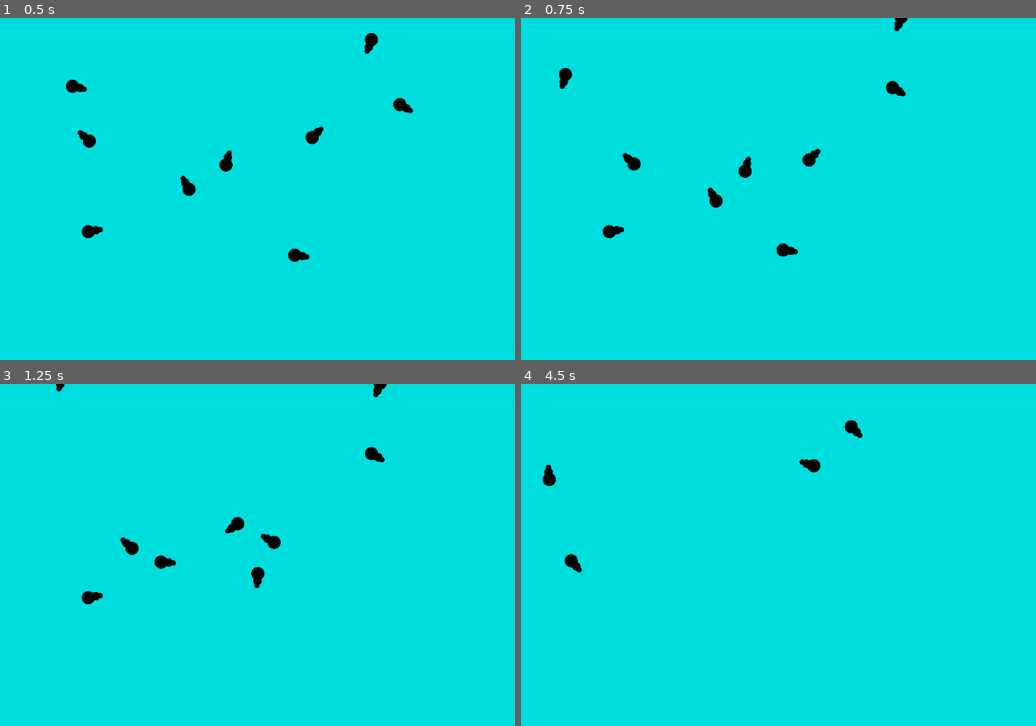
Above: before the commit, frames 1-4 (two rows, left to right).
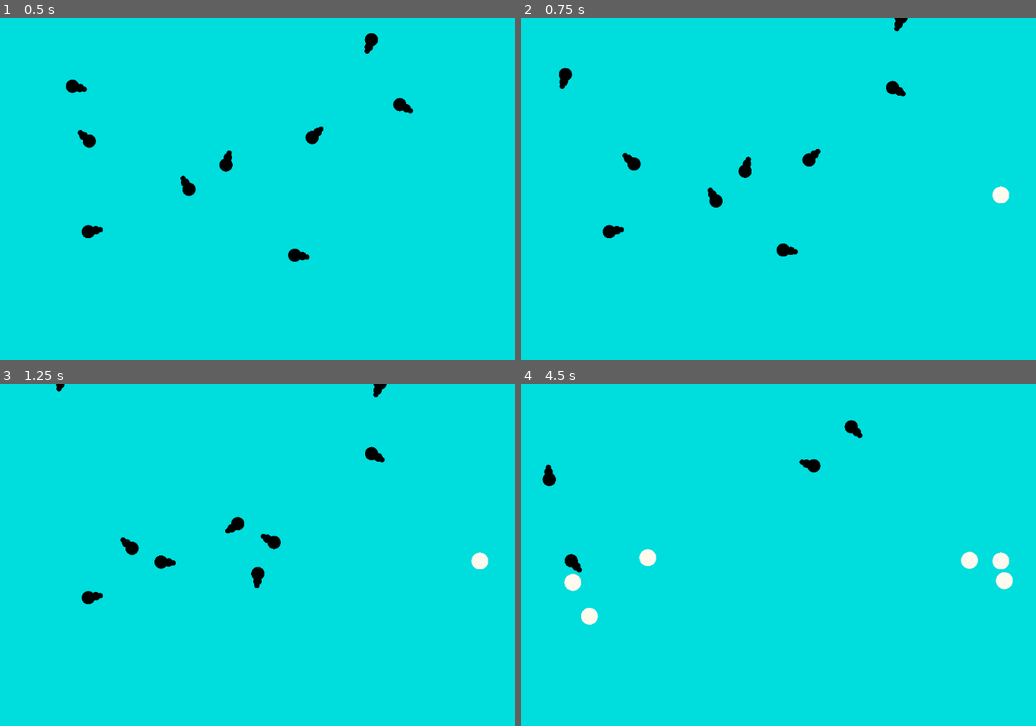
Above: after the commit, the same moments.

Repository: sigmoid/FishGodGame
Game: Godot game, scene res://fish_test_scene.tscn
The game is run twice, just before and just after one commit, with the same random seed, the same clock (stepped at 60 frames per second) and the same inputs.
Inputs (mouse positions are in pixels of both pictures, inside the frame that each line leads up to):
- Up to frame 1 (0.5 s): no input
- Up to frame 2 (0.75 s): tap Enter (ui_accept) at 0.5 s; move the mouse to (958, 171) at 0.52 s; hold T (test) from 0.53 s (still down)
- Up to frame 3 (1.25 s): keep holding T (test); tap Enter (ui_accept) at 0.77 s
- Up to frame 4 (4.5 s): move the mouse to (701, 572) at 1.27 s; release T (test) at 1.28 s; tap T (test) at 1.35, 2.85, 4.35 s; tap Enter (ui_accept) at 1.52, 3.02, 3.77 s; move the mouse to (886, 479) at 2.02 s; hold T (test) 2.03-2.78 s; move the mouse to (793, 623) at 2.77 s; move the mouse to (1005, 606) at 3.52 s; hold T (test) 3.53-4.28 s; move the mouse to (644, 503) at 4.27 s

Frame 1 is identical in both runs. In frame 2, 0.1% of the frame differs, in the area x 91-95%, y 49-55%; in frame 3, 0.1%; in frame 4, 0.8%, in the area x 8-96%, y 48-71%.

Commit message:
Item Attachments

Diff:
--- /dev/null
+++ b/FishHitbox.gd
@@ -0,0 +1,11 @@
+extends Area2D
+class_name FishHitbox
+
+# Called when the node enters the scene tree for the first time.
+func _ready():
+	pass # Replace with function body.
+
+
+# Called every frame. 'delta' is the elapsed time since the previous frame.
+func _process(delta):
+	pass
--- a/Item/Item.gd
+++ b/Item/Item.gd
@@ -13,6 +13,7 @@
 
 @export var collision_shape_2d:CollisionShape2D
 var attach_target:Node2D
+var velocity:Vector2 = Vector2.ZERO
 
 # Called when the node enters the scene tree for the first time.
 func _ready():
@@ -23,6 +24,9 @@
 
 # Called every frame. 'delta' is the elapsed time since the previous frame.
 func _process(_delta):
+	position += velocity
+	if attach_target:
+		velocity -= (position - attach_target.position).normalized()
 	pass
 
 
@@ -33,4 +37,7 @@
 				tier = (tier + 1) % 5
 			else:
 				queue_free()
+	else:
+		if area is FishHitbox:
+			attach_target = area.get_parent()
 	pass # Replace with function body.
--- a/fish.tscn
+++ b/fish.tscn
@@ -1,8 +1,12 @@
-[gd_scene load_steps=4 format=3 uid="uid://djcxo7i7yhblv"]
+[gd_scene load_steps=6 format=3 uid="uid://drydvl5or6uh5"]
 
 [ext_resource type="Texture2D" uid="uid://ddmdg1sp7k3ok" path="res://Fish.png" id="1_344uh"]
 [ext_resource type="Script" path="res://Fish.gd" id="1_y2u0y"]
 [ext_resource type="Script" path="res://FishBrain.gd" id="3_e3k3h"]
+[ext_resource type="Script" path="res://FishHitbox.gd" id="4_jsbrc"]
+
+[sub_resource type="CircleShape2D" id="CircleShape2D_a4x62"]
+radius = 88.9444
 
 [node name="Fish" type="Node2D"]
 scale = Vector2(0.3, 0.3)
@@ -23,3 +27,9 @@
 maxDist = 300.0
 random_time_offset = 0.5
 resetDuration = 0.5
+
+[node name="Area2D" type="Area2D" parent="."]
+script = ExtResource("4_jsbrc")
+
+[node name="CollisionShape2D" type="CollisionShape2D" parent="Area2D"]
+shape = SubResource("CircleShape2D_a4x62")
--- a/fish_test_scene.tscn
+++ b/fish_test_scene.tscn
@@ -1,6 +1,8 @@
-[gd_scene load_steps=2 format=3 uid="uid://dwhmqu2go2hc"]
+[gd_scene load_steps=4 format=3 uid="uid://b8j34awwl4ym2"]
 
-[ext_resource type="PackedScene" uid="uid://djcxo7i7yhblv" path="res://fish.tscn" id="1_gyc5x"]
+[ext_resource type="PackedScene" uid="uid://drydvl5or6uh5" path="res://fish.tscn" id="1_gyc5x"]
+[ext_resource type="PackedScene" uid="uid://5ssukp6ir02n" path="res://Spawner/TestSpawner.tscn" id="2_fc061"]
+[ext_resource type="PackedScene" uid="uid://djajryxt0e5on" path="res://Spawner/SpawnLocation.tscn" id="3_gb7ct"]
 
 [node name="FishTestScene" type="Node2D"]
 
@@ -53,3 +55,12 @@
 position = Vector2(776, 93)
 scale = Vector2(0.2, 0.2)
 speed = 250
+
+[node name="Spawner" parent="." node_paths=PackedStringArray("spawn_locations") instance=ExtResource("2_fc061")]
+path = "res://Item/Item.tscn"
+spawn_locations = [NodePath("../SpawnLocation"), NodePath("../SpawnLocation2")]
+
+[node name="SpawnLocation" parent="." instance=ExtResource("3_gb7ct")]
+
+[node name="SpawnLocation2" parent="." instance=ExtResource("3_gb7ct")]
+position = Vector2(141, 351)
